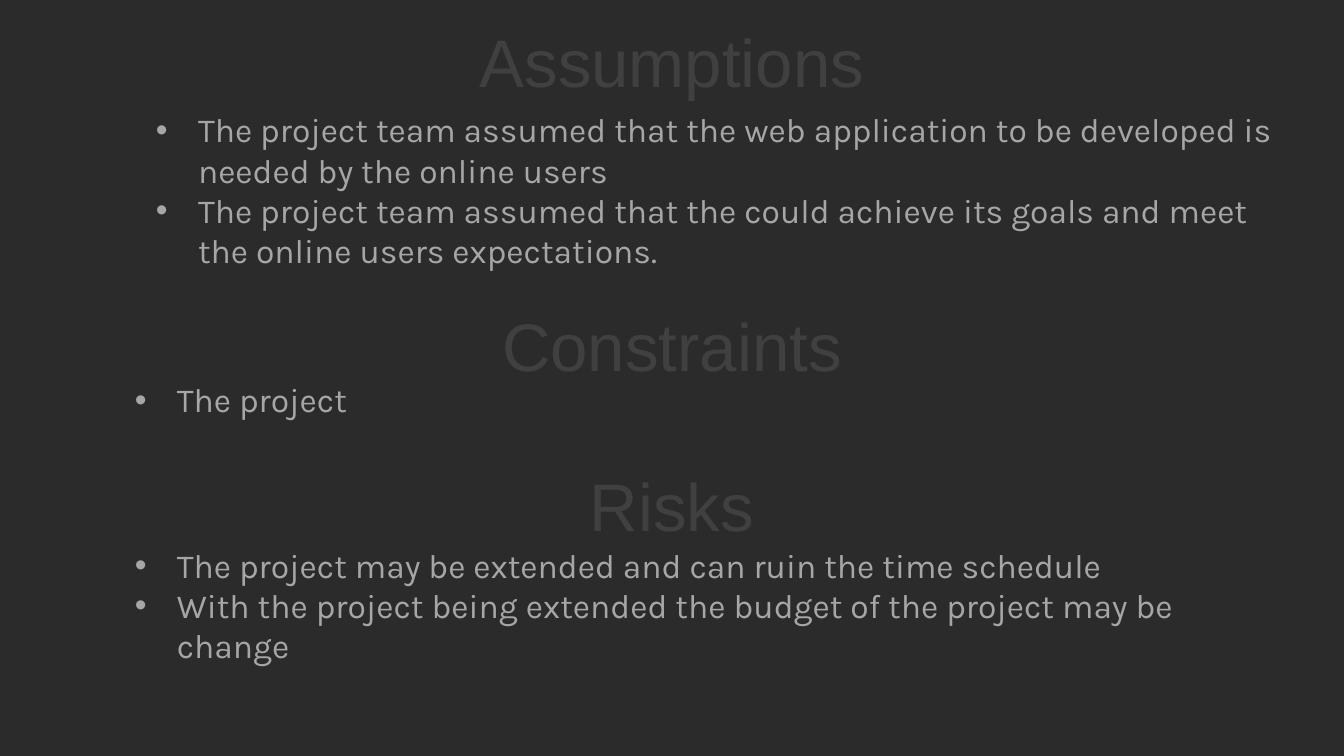
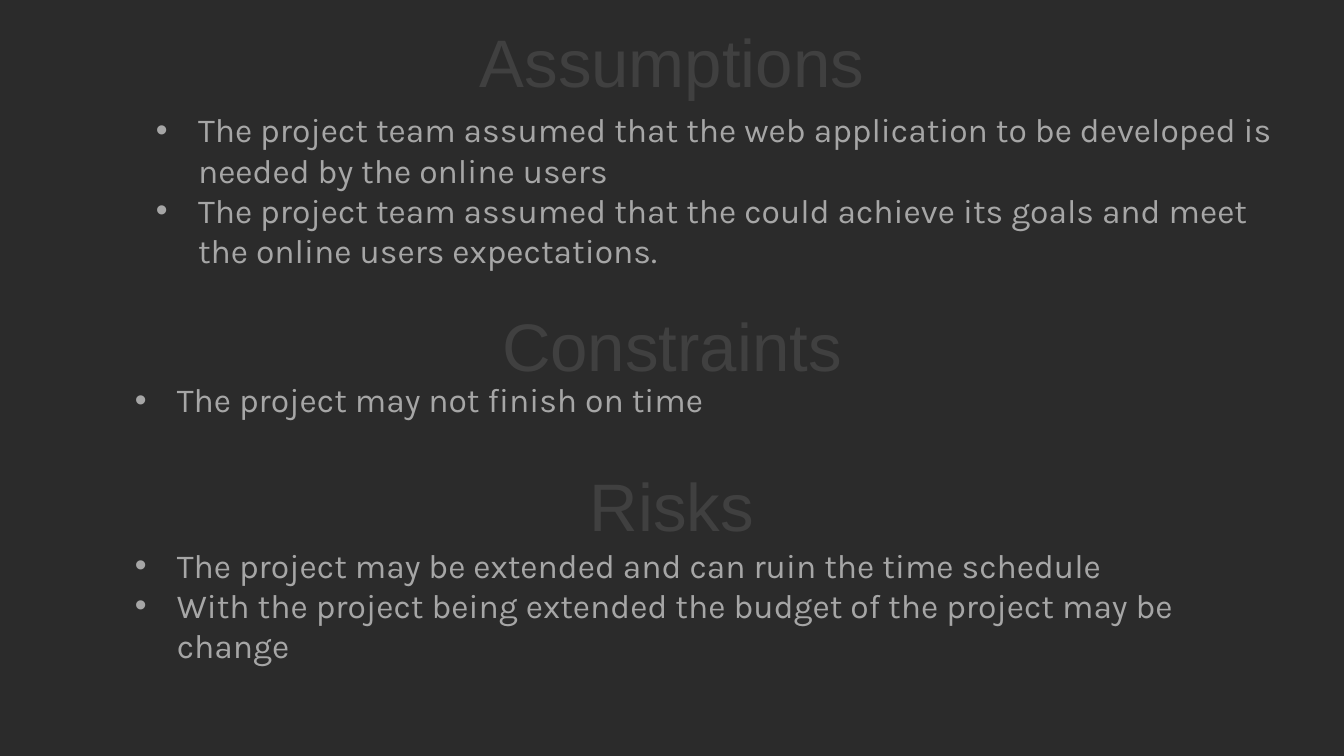
Before and after one commit to mnares/CSPROJ2---Fake-News, a slide deck: slide 7 of CSPROJ2/Diagrams/PROJMAN.pptx. Drawn at 1344x756 pixels with LibreOffice and Linux fonts; fonts in the diff are those of the drawing; background and template pictures are left out; a plain dark background stands for a picture behind light text. Boxes give left, top, right and bottom in pixels: in the first picture for what was removed or moved away, otherwise in the second. Text is boxed around its words. In the diff, an @@ line names an element or a change of style, - is before the commit and + after.

```diff
--- a/CSPROJ2/Diagrams/PROJMAN.pptx
+++ b/CSPROJ2/Diagrams/PROJMAN.pptx
@@ text at bbox=[177, 389, 703, 420]: text changed @@
-• The project
+• The project may not finish on time
```
Also in this commit, not shown: 3 slides added.
